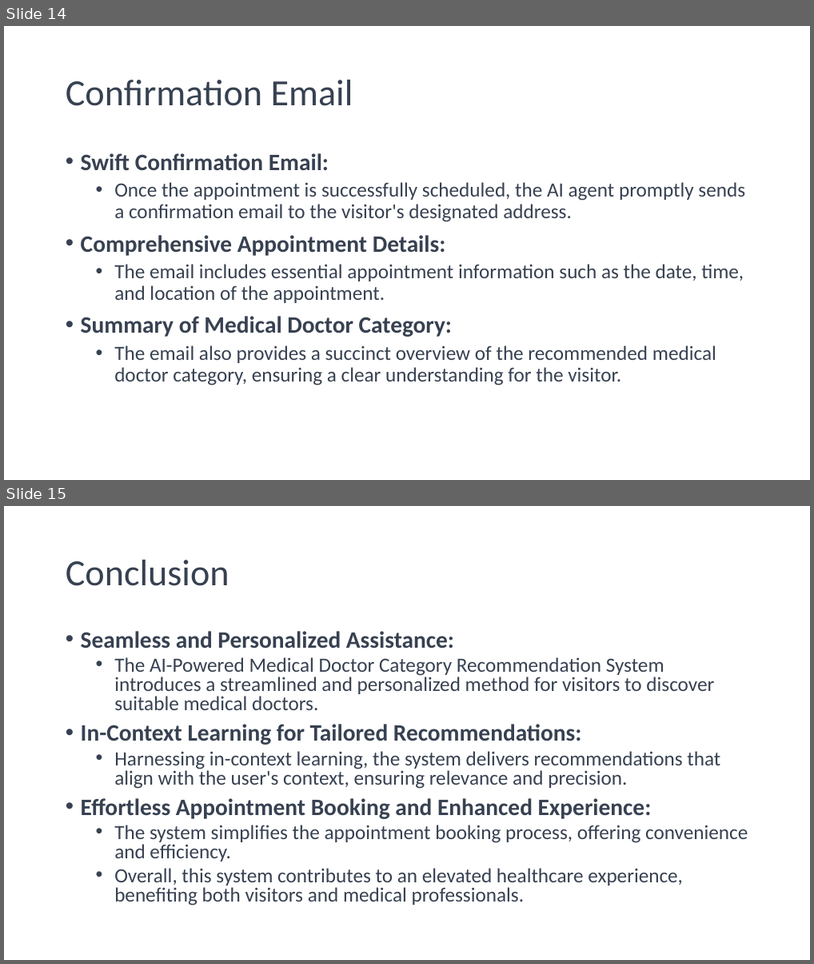
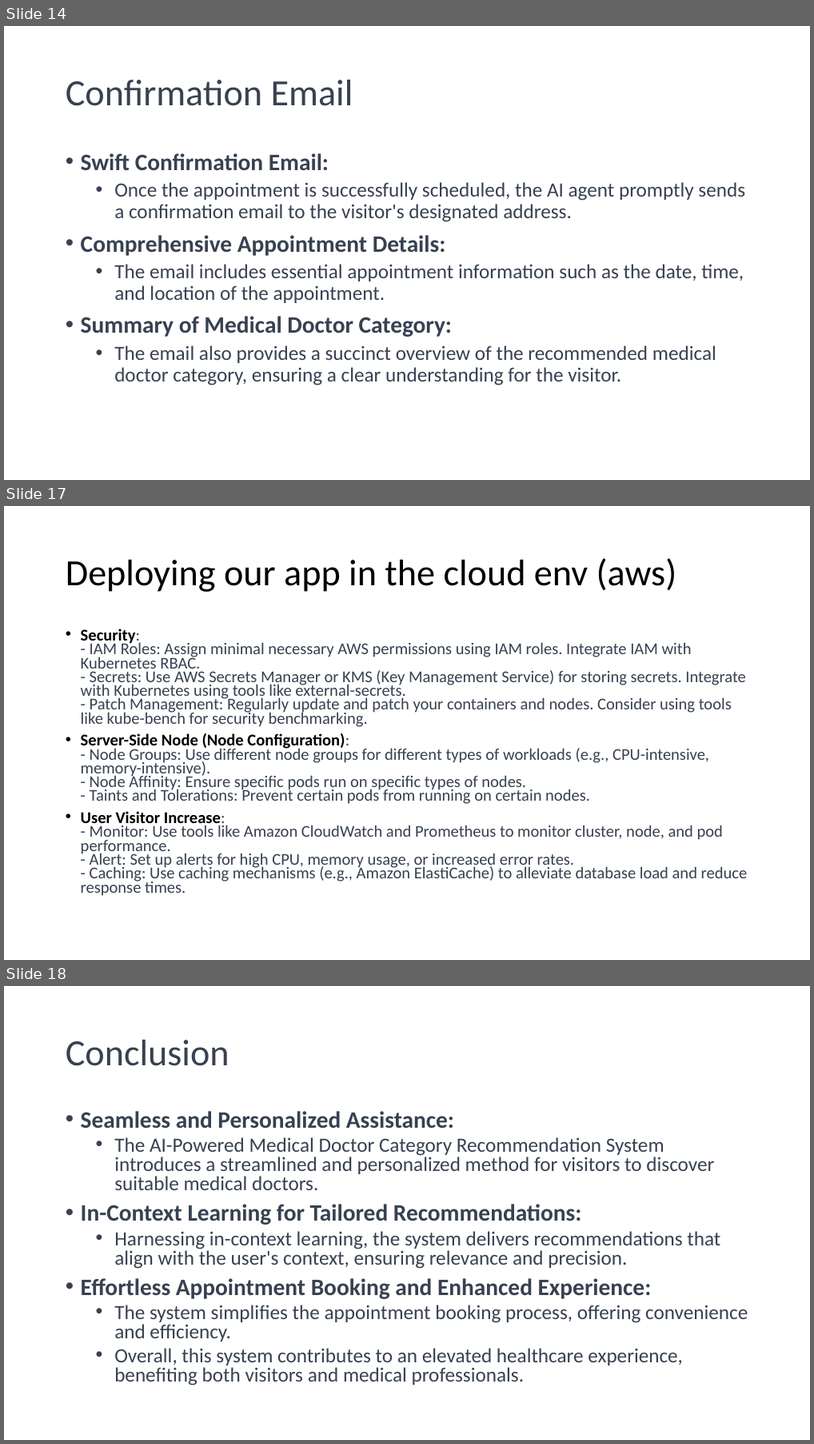
Before and after one commit to AndrewWooo/LLM_AI_Mavericks, a slide deck: chatbot-backend/team 8 AI Mavericks_v2_20230813.pptx. Shown one above the other, each under a label of ours: slides 14 and 15 before the commit, slides 14, 17 and 18 after it; the slides between them are not shown. The pictures are 814x964 and 814x1444 pixels, drawn with LibreOffice and Linux fonts; fonts in the diff are those of the drawing. Boxes give left, top, right and bottom in pixels: in the first picture for what was removed or moved away, otherwise in the second. Text is boxed around its words. In the diff, an @@ line names an element or a change of style, - is before the commit and + after.

Commit message:
add the k8s and cloud information

```diff
--- a/chatbot-backend/team 8 AI Mavericks_v2_20230813.pptx
+++ b/chatbot-backend/team 8 AI Mavericks_v2_20230813.pptx
@@ slide 17 added at box(4, 506, 810, 960), background #FFFFFF @@
@@ title added at box(66, 558, 678, 592), 44 pt, text #000000 @@
+Deploying our app in the cloud env (aws)
@@ text added at box(81, 628, 748, 896), 19.6 pt, text #374151 @@
+• Security:
+  - IAM Roles: Assign minimal necessary AWS permissions using IAM roles. Integrate IAM with Kubernetes RBAC.
+  - Secrets: Use AWS Secrets Manager or KMS (Key Management Service) for storing secrets. Integrate with Kubernetes using tools like external-secrets.
+  - Patch Management: Regularly update and patch your containers and nodes. Consider using tools like kube-bench for security benchmarking.
+• Server-Side Node (Node Configuration):
+  - Node Groups: Use different node groups for different types of workloads (e.g., CPU-intensive, memory-intensive).
+  - Node Affinity: Ensure specific pods run on specific types of nodes.
+  - Taints and Tolerations: Prevent certain pods from running on certain nodes.
+• User Visitor Increase:
+  - Monitor: Use tools like Amazon CloudWatch and Prometheus to monitor cluster, node, and pod performance.
+  - Alert: Set up alerts for high CPU, memory usage, or increased error rates.
+  - Caching: Use caching mechanisms (e.g., Amazon ElastiCache) to alleviate database load and reduce response times.
@@ what was slide 15 is now slide 18 @@
```
Also in this commit, not shown: 2 other slides added.
